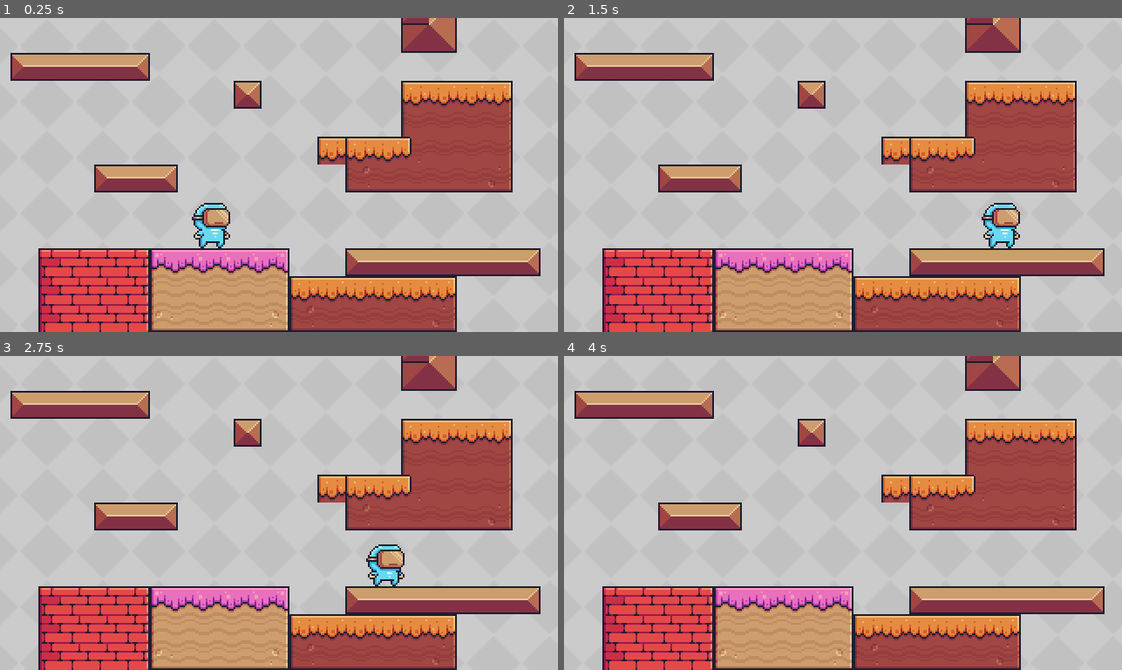
Above: before the commit, frames 1-4 (two rows, left to right).
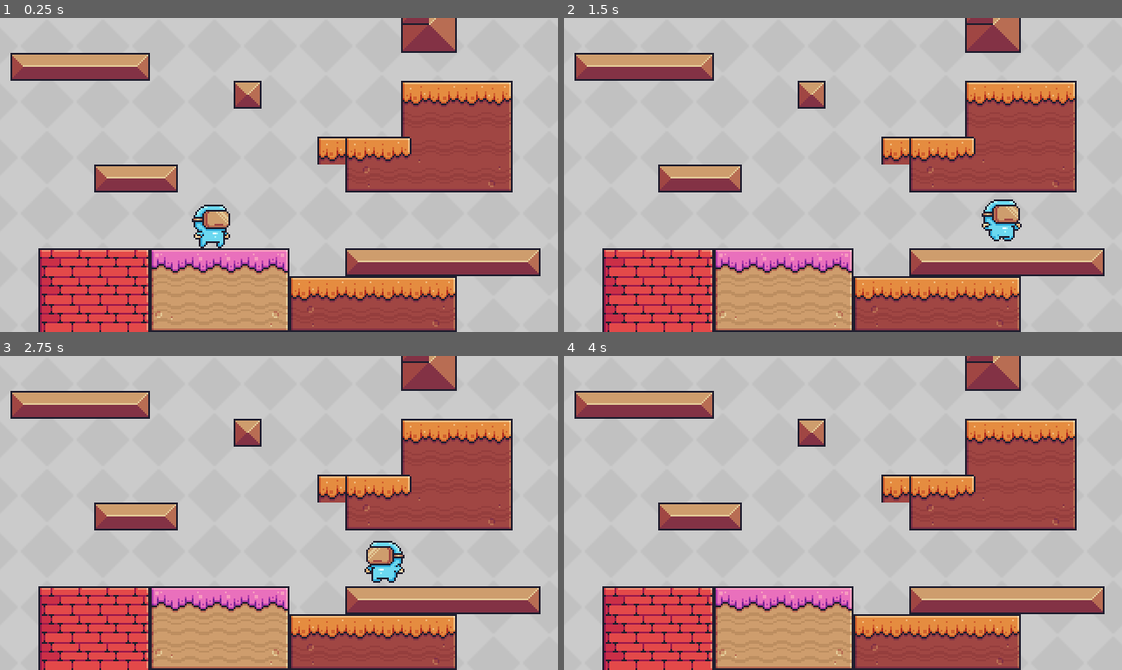
Above: after the commit, the same moments.

Repository: oucar/437-final
Game: Godot game, scene res://Levels/Level1.tscn
Two runs of this game, one before a commit and one after it. Both use one fixed random seed, a clock stepped at 60 frames per second and the inputs below.
Inputs:
- Up to frame 1 (0.25 s): no input
- Up to frame 2 (1.5 s): hold D (right) from 0.53 s (still down); tap Space (jump) at 0.6, 0.77, 1.07, 1.35 s
- Up to frame 3 (2.75 s): tap Space (jump) at 1.52, 1.82, 2.1 s; release D (right) at 2.03 s; hold A (left) from 2.03 s (still down)
- Up to frame 4 (4 s): release A (left) at 2.78 s; hold D (right) from 2.78 s (still down); tap Space (jump) at 2.85, 3.02, 3.32, 3.6, 3.77 s

The runs differ from the first frame. In frame 1, 0.3% of the frame differs, in the area x 34-42%, y 58-69%; in frame 2, 0.6%; in frame 3, 0.7%, in the area x 65-73%, y 58-74%; in frame 4, nothing differs.

Commit message:
initial animation tree and flipping the sprite depending on the sign of the input vector

Diff:
--- a/Characters/Player.gd
+++ b/Characters/Player.gd
@@ -2,18 +2,28 @@
 
 # GLOBAL VARIABLES
 var velocity : Vector2
-# turn human readable string into index
-enum STATE { IDLE, RUN, JUMP, DOUBLE_JUMP, WALL_JUMP, HIT, FALL }
+onready var animation_tree = $AnimationTree
+onready var animated_sprite = $AnimatedSprite
 
 # export will be publicly viewable in Inspector
 export(float) var MOVE_SPEED = 200;
+export(float) var jump_impulse = 600
+
+# turn human readable string into index
+enum STATE { IDLE, RUN, JUMP, DOUBLE_JUMP, WALL_JUMP, HIT, FALL }
 var current_state = STATE.IDLE setget set_current_state
 var jumps = 0
-export(float) var jump_impulse = 600
+
+
+
+
 
 ##### FUNCTIONS ####
+
+# Generic physics process
 func _physics_process(delta):
 	var input = get_player_input()
+	flip_direction_handler(input)
 
 	velocity = Vector2(
 		input.x * MOVE_SPEED,
@@ -23,10 +33,27 @@
 	# Vector2.UP -> Direction of UP direction (check documentation)
 	velocity = move_and_slide(velocity, Vector2.UP)
 
+	set_anim_parameters()
+
 	print(velocity.y)
-
 	pick_next_state()
 
+# Animation Tree
+func set_anim_parameters():
+	# required for blend_position! check the docs if needed
+	animation_tree.set("parameters/x_move/blend_position", sign(velocity.x))
+
+# Flip the sprite to when moving right or left (only when needed)
+func flip_direction_handler(input : Vector2):
+	# x vector is positive -> look right
+	if(sign(input.x) == 1):
+		animated_sprite.flip_h = false
+	# x vector is negative -> look left
+	elif(sign(input.x) == -1):
+		animated_sprite.flip_h = true
+
+
+# Change the current state depending on the input and current state
 func pick_next_state():
 	# available in KinematicBody2D
 	if(is_on_floor()):
--- a/Characters/Player.tscn
+++ b/Characters/Player.tscn
@@ -9,10 +9,106 @@
 [ext_resource path="res://Assets/Main Characters/Virtual Guy/Jump (32x32).png" type="Texture" id=7]
 [ext_resource path="res://Characters/Player.gd" type="Script" id=8]
 
+[sub_resource type="AtlasTexture" id=19]
+atlas = ExtResource( 3 )
+region = Rect2( 0, 0, 32, 32 )
+
+[sub_resource type="AtlasTexture" id=20]
+atlas = ExtResource( 3 )
+region = Rect2( 32, 0, 32, 32 )
+
+[sub_resource type="AtlasTexture" id=21]
+atlas = ExtResource( 3 )
+region = Rect2( 64, 0, 32, 32 )
+
+[sub_resource type="AtlasTexture" id=22]
+atlas = ExtResource( 3 )
+region = Rect2( 96, 0, 32, 32 )
+
+[sub_resource type="AtlasTexture" id=23]
+atlas = ExtResource( 3 )
+region = Rect2( 128, 0, 32, 32 )
+
+[sub_resource type="AtlasTexture" id=24]
+atlas = ExtResource( 3 )
+region = Rect2( 160, 0, 32, 32 )
+
+[sub_resource type="AtlasTexture" id=25]
+atlas = ExtResource( 3 )
+region = Rect2( 192, 0, 32, 32 )
+
+[sub_resource type="AtlasTexture" id=26]
+atlas = ExtResource( 3 )
+region = Rect2( 224, 0, 32, 32 )
+
+[sub_resource type="AtlasTexture" id=27]
+atlas = ExtResource( 3 )
+region = Rect2( 256, 0, 32, 32 )
+
+[sub_resource type="AtlasTexture" id=28]
+atlas = ExtResource( 3 )
+region = Rect2( 288, 0, 32, 32 )
+
+[sub_resource type="AtlasTexture" id=29]
+atlas = ExtResource( 3 )
+region = Rect2( 320, 0, 32, 32 )
+
+[sub_resource type="AtlasTexture" id=13]
+atlas = ExtResource( 1 )
+region = Rect2( 0, 0, 32, 32 )
+
+[sub_resource type="AtlasTexture" id=14]
+atlas = ExtResource( 1 )
+region = Rect2( 32, 0, 32, 32 )
+
+[sub_resource type="AtlasTexture" id=15]
+atlas = ExtResource( 1 )
+region = Rect2( 64, 0, 32, 32 )
+
+[sub_resource type="AtlasTexture" id=16]
+atlas = ExtResource( 1 )
+region = Rect2( 96, 0, 32, 32 )
+
+[sub_resource type="AtlasTexture" id=17]
+atlas = ExtResource( 1 )
+region = Rect2( 128, 0, 32, 32 )
+
+[sub_resource type="AtlasTexture" id=18]
+atlas = ExtResource( 1 )
+region = Rect2( 160, 0, 32, 32 )
+
 [sub_resource type="AtlasTexture" id=31]
 atlas = ExtResource( 4 )
 region = Rect2( 0, 0, 32, 32 )
 
+[sub_resource type="AtlasTexture" id=32]
+atlas = ExtResource( 6 )
+region = Rect2( 0, 0, 32, 32 )
+
+[sub_resource type="AtlasTexture" id=33]
+atlas = ExtResource( 6 )
+region = Rect2( 32, 0, 32, 32 )
+
+[sub_resource type="AtlasTexture" id=34]
+atlas = ExtResource( 6 )
+region = Rect2( 64, 0, 32, 32 )
+
+[sub_resource type="AtlasTexture" id=35]
+atlas = ExtResource( 6 )
+region = Rect2( 96, 0, 32, 32 )
+
+[sub_resource type="AtlasTexture" id=36]
+atlas = ExtResource( 6 )
+region = Rect2( 128, 0, 32, 32 )
+
+[sub_resource type="AtlasTexture" id=37]
+atlas = ExtResource( 6 )
+region = Rect2( 160, 0, 32, 32 )
+
+[sub_resource type="AtlasTexture" id=38]
+atlas = ExtResource( 6 )
+region = Rect2( 192, 0, 32, 32 )
+
 [sub_resource type="AtlasTexture" id=1]
 atlas = ExtResource( 2 )
 region = Rect2( 0, 0, 32, 32 )
@@ -60,58 +156,6 @@
 [sub_resource type="AtlasTexture" id=12]
 atlas = ExtResource( 2 )
 region = Rect2( 352, 0, 32, 32 )
-
-[sub_resource type="AtlasTexture" id=13]
-atlas = ExtResource( 1 )
-region = Rect2( 0, 0, 32, 32 )
-
-[sub_resource type="AtlasTexture" id=14]
-atlas = ExtResource( 1 )
-region = Rect2( 32, 0, 32, 32 )
-
-[sub_resource type="AtlasTexture" id=15]
-atlas = ExtResource( 1 )
-region = Rect2( 64, 0, 32, 32 )
-
-[sub_resource type="AtlasTexture" id=16]
-atlas = ExtResource( 1 )
-region = Rect2( 96, 0, 32, 32 )
-
-[sub_resource type="AtlasTexture" id=17]
-atlas = ExtResource( 1 )
-region = Rect2( 128, 0, 32, 32 )
-
-[sub_resource type="AtlasTexture" id=18]
-atlas = ExtResource( 1 )
-region = Rect2( 160, 0, 32, 32 )
-
-[sub_resource type="AtlasTexture" id=32]
-atlas = ExtResource( 6 )
-region = Rect2( 0, 0, 32, 32 )
-
-[sub_resource type="AtlasTexture" id=33]
-atlas = ExtResource( 6 )
-region = Rect2( 32, 0, 32, 32 )
-
-[sub_resource type="AtlasTexture" id=34]
-atlas = ExtResource( 6 )
-region = Rect2( 64, 0, 32, 32 )
-
-[sub_resource type="AtlasTexture" id=35]
-atlas = ExtResource( 6 )
-region = Rect2( 96, 0, 32, 32 )
-
-[sub_resource type="AtlasTexture" id=36]
-atlas = ExtResource( 6 )
-region = Rect2( 128, 0, 32, 32 )
-
-[sub_resource type="AtlasTexture" id=37]
-atlas = ExtResource( 6 )
-region = Rect2( 160, 0, 32, 32 )
-
-[sub_resource type="AtlasTexture" id=38]
-atlas = ExtResource( 6 )
-region = Rect2( 192, 0, 32, 32 )
 
 [sub_resource type="AtlasTexture" id=39]
 atlas = ExtResource( 5 )
@@ -137,72 +181,33 @@
 atlas = ExtResource( 7 )
 region = Rect2( 0, 0, 32, 32 )
 
-[sub_resource type="AtlasTexture" id=19]
-atlas = ExtResource( 3 )
-region = Rect2( 0, 0, 32, 32 )
-
-[sub_resource type="AtlasTexture" id=20]
-atlas = ExtResource( 3 )
-region = Rect2( 32, 0, 32, 32 )
-
-[sub_resource type="AtlasTexture" id=21]
-atlas = ExtResource( 3 )
-region = Rect2( 64, 0, 32, 32 )
-
-[sub_resource type="AtlasTexture" id=22]
-atlas = ExtResource( 3 )
-region = Rect2( 96, 0, 32, 32 )
-
-[sub_resource type="AtlasTexture" id=23]
-atlas = ExtResource( 3 )
-region = Rect2( 128, 0, 32, 32 )
-
-[sub_resource type="AtlasTexture" id=24]
-atlas = ExtResource( 3 )
-region = Rect2( 160, 0, 32, 32 )
-
-[sub_resource type="AtlasTexture" id=25]
-atlas = ExtResource( 3 )
-region = Rect2( 192, 0, 32, 32 )
-
-[sub_resource type="AtlasTexture" id=26]
-atlas = ExtResource( 3 )
-region = Rect2( 224, 0, 32, 32 )
-
-[sub_resource type="AtlasTexture" id=27]
-atlas = ExtResource( 3 )
-region = Rect2( 256, 0, 32, 32 )
-
-[sub_resource type="AtlasTexture" id=28]
-atlas = ExtResource( 3 )
-region = Rect2( 288, 0, 32, 32 )
-
-[sub_resource type="AtlasTexture" id=29]
-atlas = ExtResource( 3 )
-region = Rect2( 320, 0, 32, 32 )
-
 [sub_resource type="SpriteFrames" id=30]
 animations = [ {
+"frames": [ SubResource( 19 ), SubResource( 20 ), SubResource( 21 ), SubResource( 22 ), SubResource( 23 ), SubResource( 24 ), SubResource( 25 ), SubResource( 26 ), SubResource( 27 ), SubResource( 28 ), SubResource( 29 ) ],
+"loop": true,
+"name": "idle",
+"speed": 20.0
+}, {
+"frames": [ SubResource( 13 ), SubResource( 14 ), SubResource( 15 ), SubResource( 16 ), SubResource( 17 ), SubResource( 18 ) ],
+"loop": true,
+"name": "double_jump",
+"speed": 20.0
+}, {
 "frames": [ SubResource( 31 ) ],
 "loop": true,
 "name": "fall",
 "speed": 20.0
 }, {
+"frames": [ SubResource( 32 ), SubResource( 33 ), SubResource( 34 ), SubResource( 35 ), SubResource( 36 ), SubResource( 37 ), SubResource( 38 ) ],
+"loop": true,
+"name": "hit",
+"speed": 20.0
+}, {
 "frames": [ SubResource( 1 ), SubResource( 2 ), SubResource( 3 ), SubResource( 4 ), SubResource( 5 ), SubResource( 6 ), SubResource( 7 ), SubResource( 8 ), SubResource( 9 ), SubResource( 10 ), SubResource( 11 ), SubResource( 12 ) ],
 "loop": true,
 "name": "run",
 "speed": 20.0
 }, {
-"frames": [ SubResource( 13 ), SubResource( 14 ), SubResource( 15 ), SubResource( 16 ), SubResource( 17 ), SubResource( 18 ) ],
-"loop": true,
-"name": "double_jump",
-"speed": 20.0
-}, {
-"frames": [ SubResource( 32 ), SubResource( 33 ), SubResource( 34 ), SubResource( 35 ), SubResource( 36 ), SubResource( 37 ), SubResource( 38 ) ],
-"loop": true,
-"name": "hit",
-"speed": 20.0
-}, {
 "frames": [ SubResource( 39 ), SubResource( 40 ), SubResource( 41 ), SubResource( 42 ), SubResource( 43 ) ],
 "loop": true,
 "name": "wall_jump",
@@ -211,11 +216,6 @@
 "frames": [ SubResource( 44 ) ],
 "loop": true,
 "name": "jump",
-"speed": 20.0
-}, {
-"frames": [ SubResource( 19 ), SubResource( 20 ), SubResource( 21 ), SubResource( 22 ), SubResource( 23 ), SubResource( 24 ), SubResource( 25 ), SubResource( 26 ), SubResource( 27 ), SubResource( 28 ), SubResource( 29 ) ],
-"loop": true,
-"name": "idle",
 "speed": 20.0
 } ]
 
@@ -224,6 +224,7 @@
 
 [sub_resource type="Animation" id=46]
 resource_name = "double_jump"
+length = 0.05
 loop = true
 tracks/0/type = "value"
 tracks/0/path = NodePath("AnimatedSprite:animation")
@@ -240,6 +241,7 @@
 
 [sub_resource type="Animation" id=47]
 resource_name = "fall"
+length = 0.05
 loop = true
 tracks/0/type = "value"
 tracks/0/path = NodePath("AnimatedSprite:animation")
@@ -256,6 +258,7 @@
 
 [sub_resource type="Animation" id=48]
 resource_name = "hit"
+length = 0.05
 loop = true
 tracks/0/type = "value"
 tracks/0/path = NodePath("AnimatedSprite:animation")
@@ -272,6 +275,7 @@
 
 [sub_resource type="Animation" id=49]
 resource_name = "idle"
+length = 0.05
 loop = true
 tracks/0/type = "value"
 tracks/0/path = NodePath("AnimatedSprite:animation")
@@ -288,6 +292,7 @@
 
 [sub_resource type="Animation" id=50]
 resource_name = "jump"
+length = 0.05
 loop = true
 tracks/0/type = "value"
 tracks/0/path = NodePath("AnimatedSprite:animation")
@@ -304,6 +309,7 @@
 
 [sub_resource type="Animation" id=51]
 resource_name = "run"
+length = 0.05
 loop = true
 tracks/0/type = "value"
 tracks/0/path = NodePath("AnimatedSprite:animation")
@@ -320,6 +326,7 @@
 
 [sub_resource type="Animation" id=52]
 resource_name = "wall_jump"
+length = 0.05
 loop = true
 tracks/0/type = "value"
 tracks/0/path = NodePath("AnimatedSprite:animation")
@@ -333,6 +340,30 @@
 "update": 1,
 "values": [ "wall_jump" ]
 }
+
+[sub_resource type="AnimationNodeAnimation" id=53]
+animation = "idle"
+
+[sub_resource type="AnimationNodeAnimation" id=54]
+animation = "run"
+
+[sub_resource type="AnimationNodeAnimation" id=55]
+animation = "run"
+
+[sub_resource type="AnimationNodeBlendSpace1D" id=56]
+blend_point_0/node = SubResource( 53 )
+blend_point_0/pos = 0.0
+blend_point_1/node = SubResource( 54 )
+blend_point_1/pos = 1.0
+blend_point_2/node = SubResource( 55 )
+blend_point_2/pos = -1.0
+
+[sub_resource type="AnimationNodeBlendTree" id=57]
+graph_offset = Vector2( 0, -66 )
+nodes/output/position = Vector2( 680, 160 )
+nodes/x_move/node = SubResource( 56 )
+nodes/x_move/position = Vector2( 340, 160 )
+node_connections = [ "output", 0, "x_move" ]
 
 [node name="Player" type="KinematicBody2D"]
 script = ExtResource( 8 )
@@ -341,6 +372,7 @@
 position = Vector2( -16, -19 )
 frames = SubResource( 30 )
 animation = "idle"
+frame = 5
 playing = true
 centered = false
 
@@ -356,3 +388,9 @@
 anims/jump = SubResource( 50 )
 anims/run = SubResource( 51 )
 anims/wall_jump = SubResource( 52 )
+
+[node name="AnimationTree" type="AnimationTree" parent="."]
+tree_root = SubResource( 57 )
+anim_player = NodePath("../AnimationPlayer")
+active = true
+parameters/x_move/blend_position = 0
Not shown: 1 places in Characters/Player.tscn that only renumber resources
